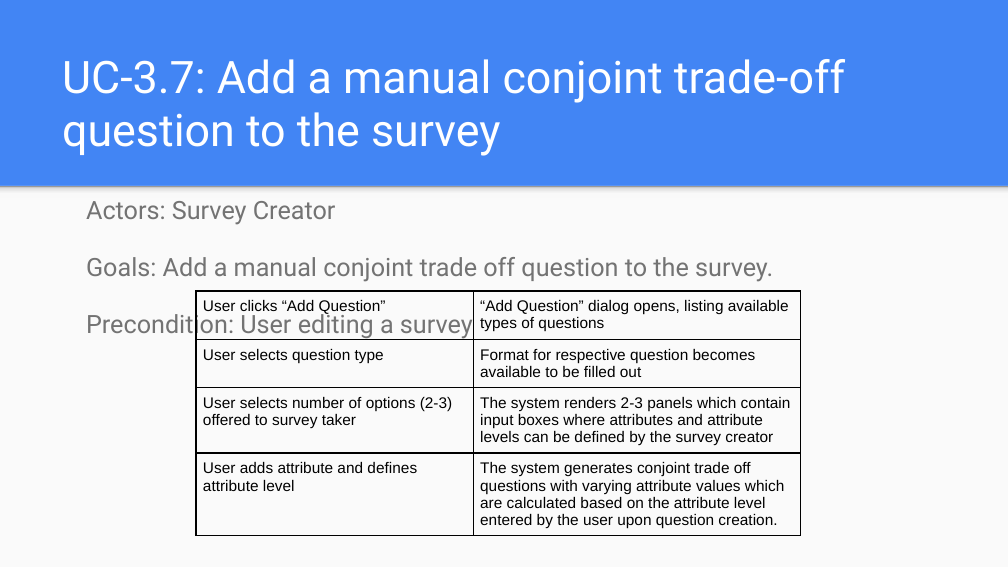
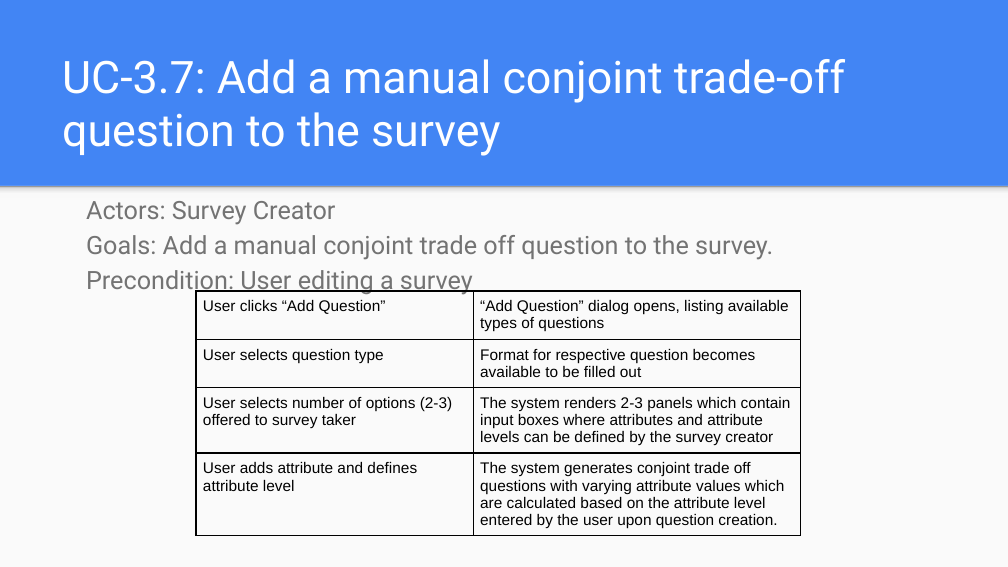
Before and after one commit to CPE307/survey, a slide deck: slide 11 of docs/milestones/CPE307Presentation.pptx. Drawn at 1008x567 pixels with LibreOffice and Linux fonts; fonts in the diff are those of the drawing. Boxes give left, top, right and bottom in pixels: in the first picture for what was removed or moved away, otherwise in the second. Text is boxed around its words. In the diff, an @@ line names an element or a change of style, - is before the commit and + after.

Commit message:
updated presentation

```diff
--- a/docs/milestones/CPE307Presentation.pptx
+++ b/docs/milestones/CPE307Presentation.pptx
@@ text "Actors: Survey Creator" at (86,201,773,295): less space between paragraphs @@
@@ table: place and size @@
-table at (196,291,800,567)
+table at (196,291,800,550)
```
Also in this commit, not shown: 6 other slides changed, 1 other file.
